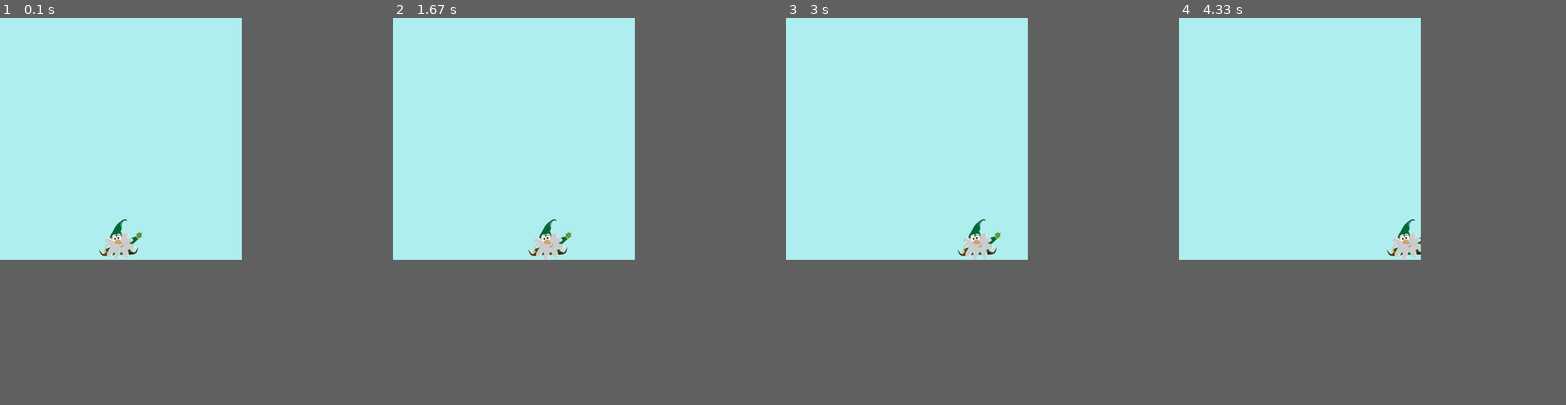
Above: before the commit, frames 1-4 (left to right).
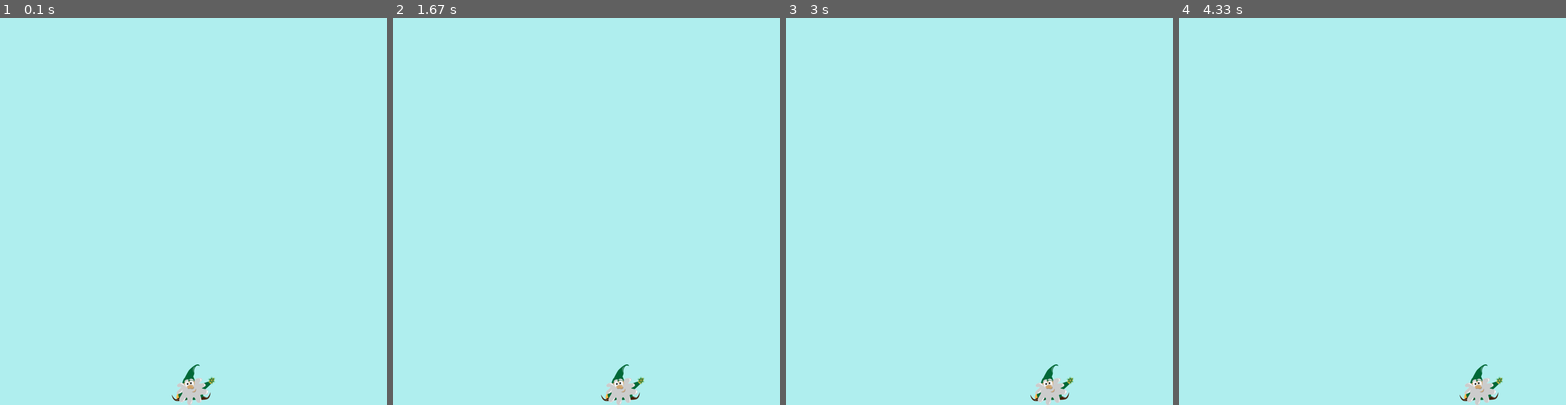
Above: after the commit, the same moments.

Repository: Russell-Shean/python_aliens
Game: pygame game, started from alien_invasion.py
The game is run twice, just before and just after one commit, with the same random seed, the same clock (stepped at 60 frames per second) and the same inputs.
Inputs:
- Up to frame 1 (0.1 s): no input
- Up to frame 2 (1.67 s): hold Right 0.33-0.8 s; hold Right 0.83-1.3 s; hold Right from 1.33 s (still down)
- Up to frame 3 (3 s): release Right at 1.97 s; hold Right 2-2.47 s; hold Right 2.5-2.97 s
- Up to frame 4 (4.33 s): hold Right 3-3.63 s; hold Right 3.67-4.13 s; hold Right from 4.17 s (still down)
In our replay, the window is 500x500 before the commit and 800x800 after it. These sizes can differ from the game's own. Grey fills any space a smaller window leaves; there, only what the larger window draws over its background counts as a difference.

The runs differ from the first frame. In frame 1, 1.1% of the frame differs, in the area x 25-56%, y 52-100%; in frame 2, 1.1%; in frame 3, 1.1%; in frame 4, 1.0%.

Commit message:
make screen bigger

Diff:
--- a/settings.py
+++ b/settings.py
@@ -6,6 +6,6 @@
 	def __init__(self):
 		"""Initialize the game settings class"""
 
-		self.screen_width = 500
-		self.screen_height = 500
+		self.screen_width = 800
+		self.screen_height = 800
 		self.bg_color = (175, 238, 238)
